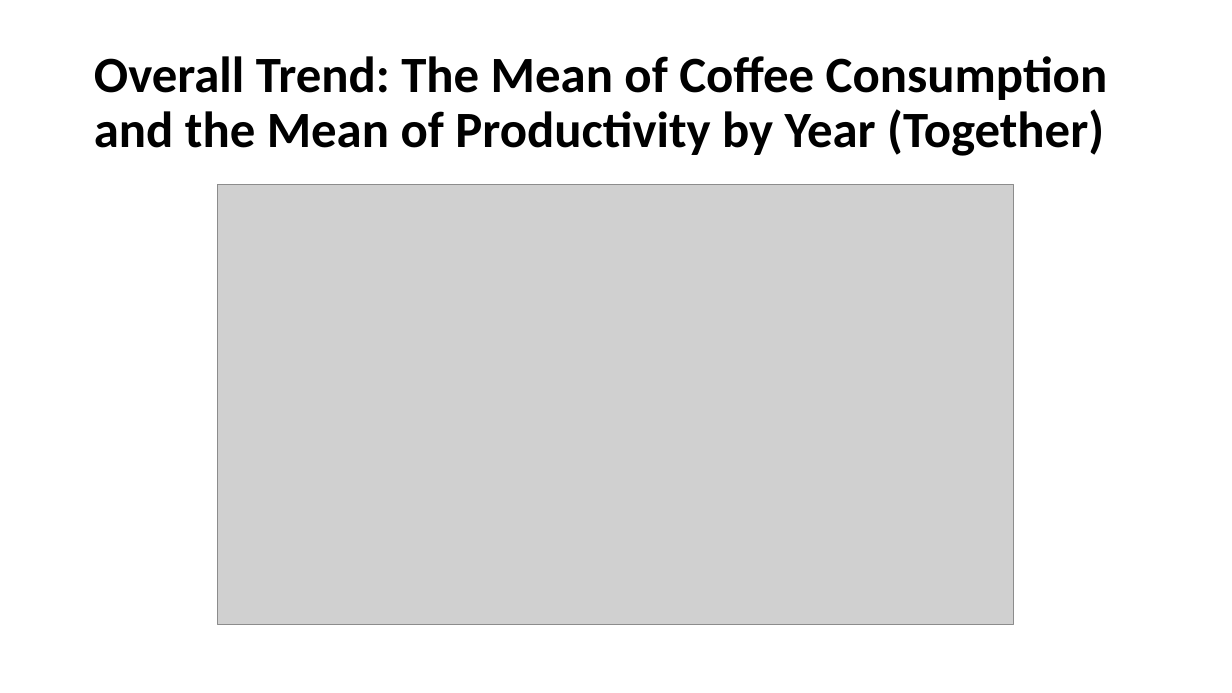
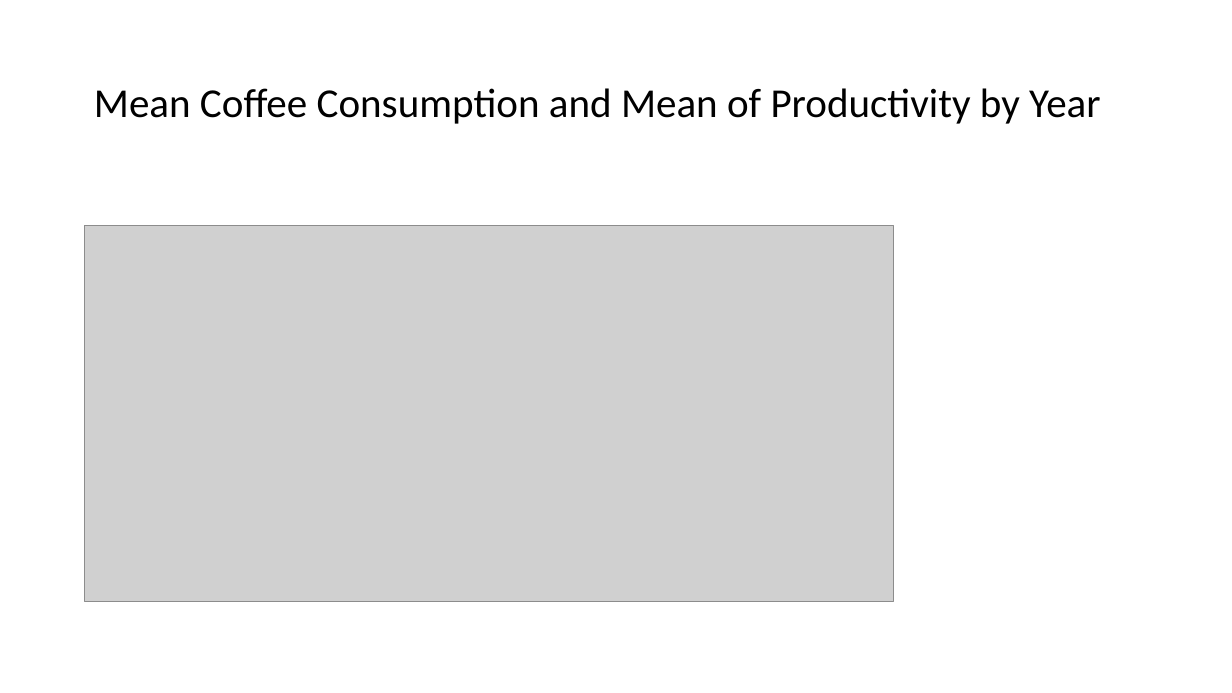
Before and after one commit to andrewboring/Confabulators_Project_1, a slide deck: slide 9 of Coffee and Productivity.pptx (slide 12 before the commit). Drawn at 1232x693 pixels with LibreOffice and Linux fonts; fonts in the diff are those of the drawing; grey boxes stand for pictures. Boxes give left, top, right and bottom in pixels: in the first picture for what was removed or moved away, otherwise in the second. Text is boxed around its words. In the diff, an @@ line names an element or a change of style, - is before the commit and + after.

```diff
--- a/Coffee and Productivity.pptx
+++ b/Coffee and Productivity.pptx
@@ title at (x1=94, y1=88, x2=1100, y2=124): text changed; size 39.6 to 32 pt; bold off @@
-Overall Trend: The Mean of Coffee Consumption and the Mean of Productivity by Year (Together)
+Mean Coffee Consumption and Mean of Productivity by Year
@@ picture resized from (x1=218, y1=185, x2=1015, y2=625) to (x1=85, y1=226, x2=894, y2=602) @@
```
Also in this commit, not shown: 9 other slides changed, 2 slides added, 5 slides removed.
